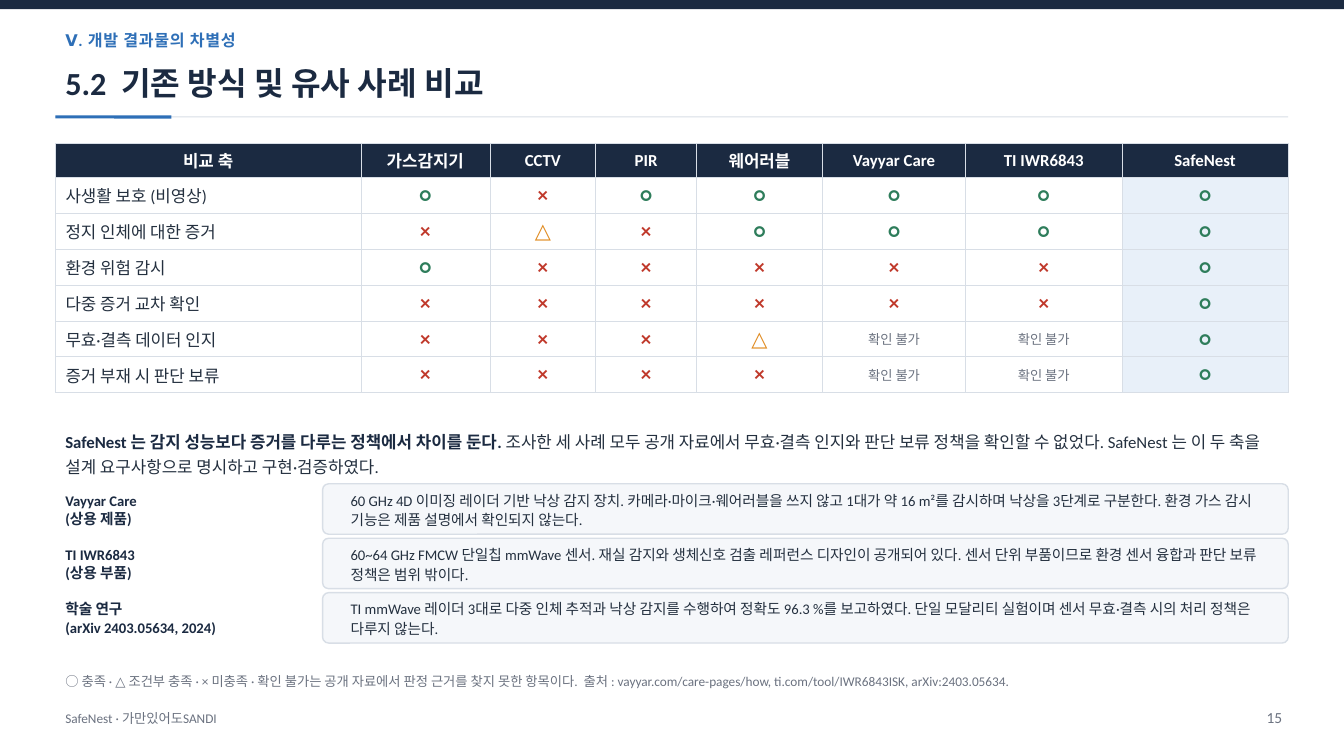
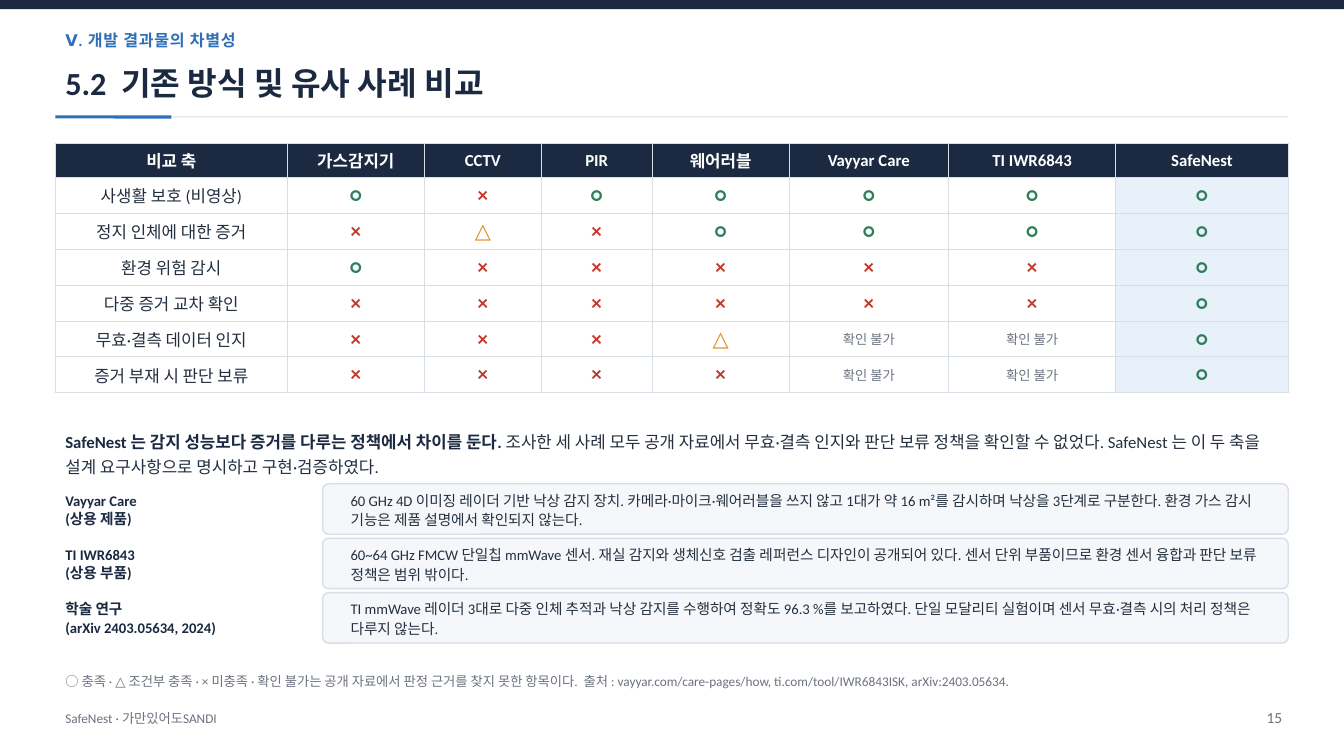
Before and after one commit to jinsu1011/safenest-embedded-competition, a slide deck: slide 16 of final-report/2026ESWContest_자유공모_가만있어도SANDI_개발완료보고서.pptx. Drawn at 1344x756 pixels with LibreOffice and Linux fonts; fonts in the diff are those of the drawing. Boxes give left, top, right and bottom in pixels: in the first picture for what was removed or moved away, otherwise in the second. Text is boxed around its words. In the diff, an @@ line names an element or a change of style, - is before the commit and + after.

```diff
--- a/final-report/2026ESWContest_자유공모_가만있어도SANDI_개발완료보고서.pptx
+++ b/final-report/2026ESWContest_자유공모_가만있어도SANDI_개발완료보고서.pptx
@@ table at [55, 143, 1289, 388] @@
@@ alignment left to centre @@
```
Also in this commit, not shown: 11 other slides changed, 15 other files.
